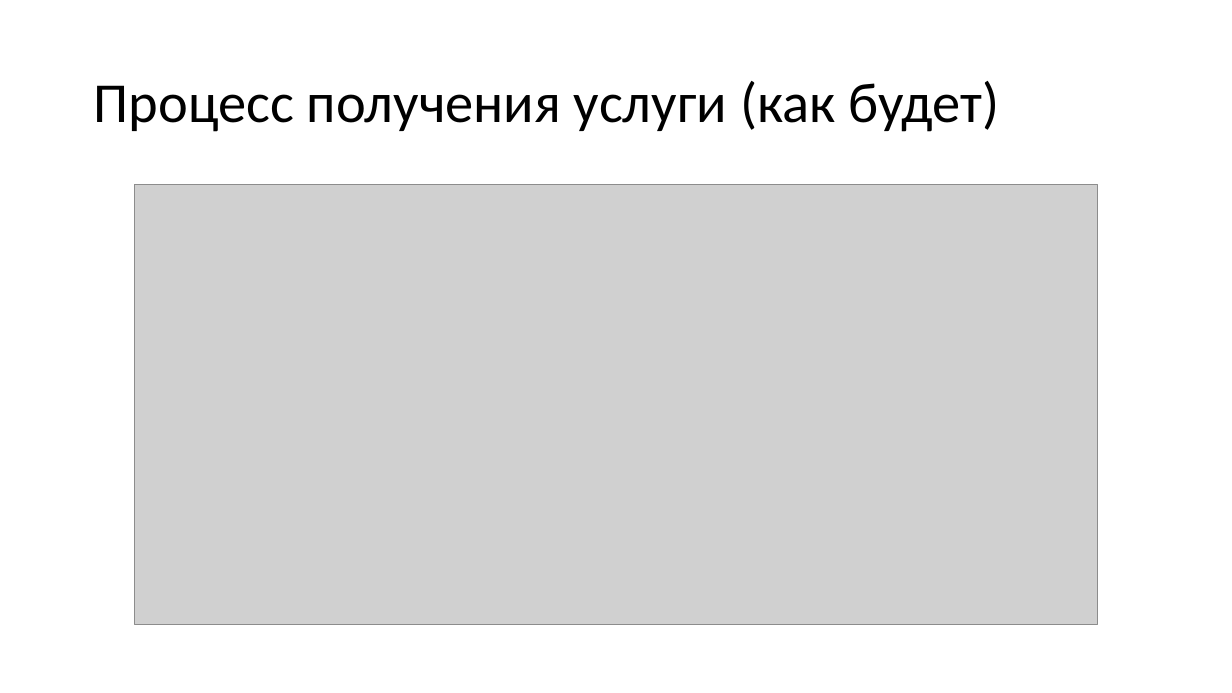
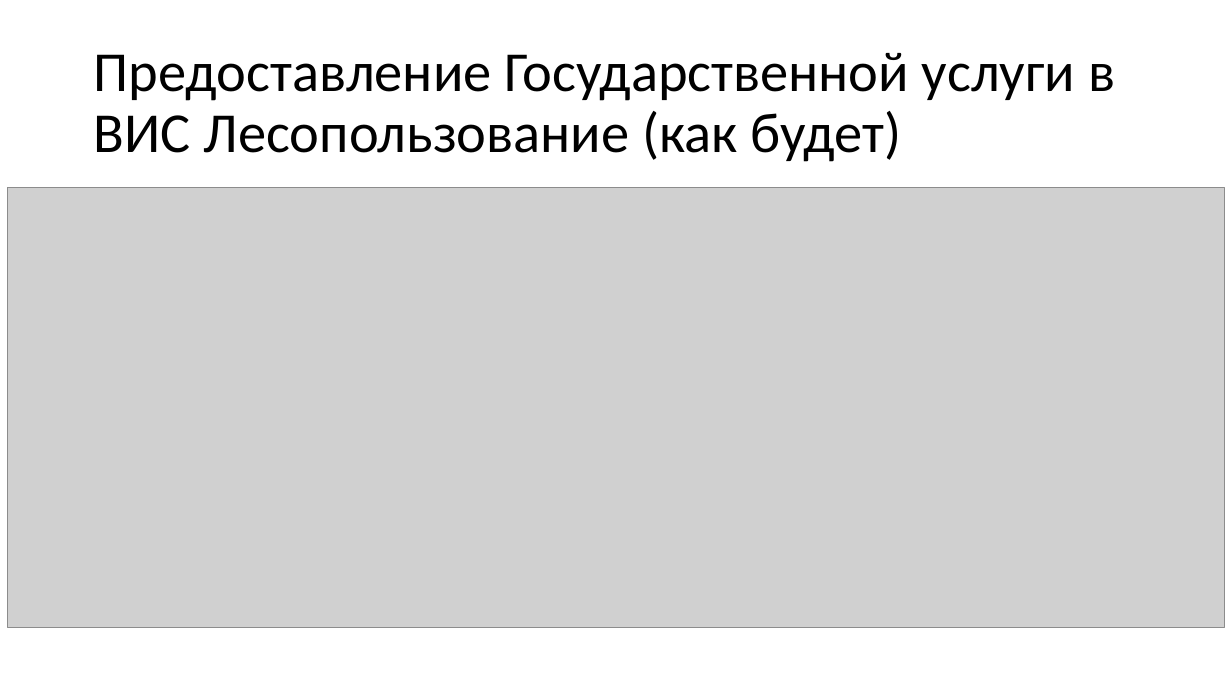
Before and after one commit to mcdodik20008/docs, a slide deck: slide 4 of Презентация.pptx. Drawn at 1232x693 pixels with LibreOffice and Linux fonts; fonts in the diff are those of the drawing; grey boxes stand for pictures. Boxes give left, top, right and bottom in pixels: in the first picture for what was removed or moved away, otherwise in the second. Text is boxed around its words. In the diff, an @@ line names an element or a change of style, - is before the commit and + after.

```diff
--- a/Презентация.pptx
+++ b/Презентация.pptx
@@ title at <box>94,53,1115,162</box>: text changed; text colour #303030 to #000000 @@
-Процесс получения услуги (как будет)
+Предоставление Государственной услуги в ВИС Лесопользование (как будет)
@@ picture: place and size @@
-picture at <box>134,185,1098,625</box>
+picture at <box>7,188,1225,628</box>
```
Also in this commit, not shown: 6 other slides changed, 2 slides added, 2 slides removed, 2 other files.
